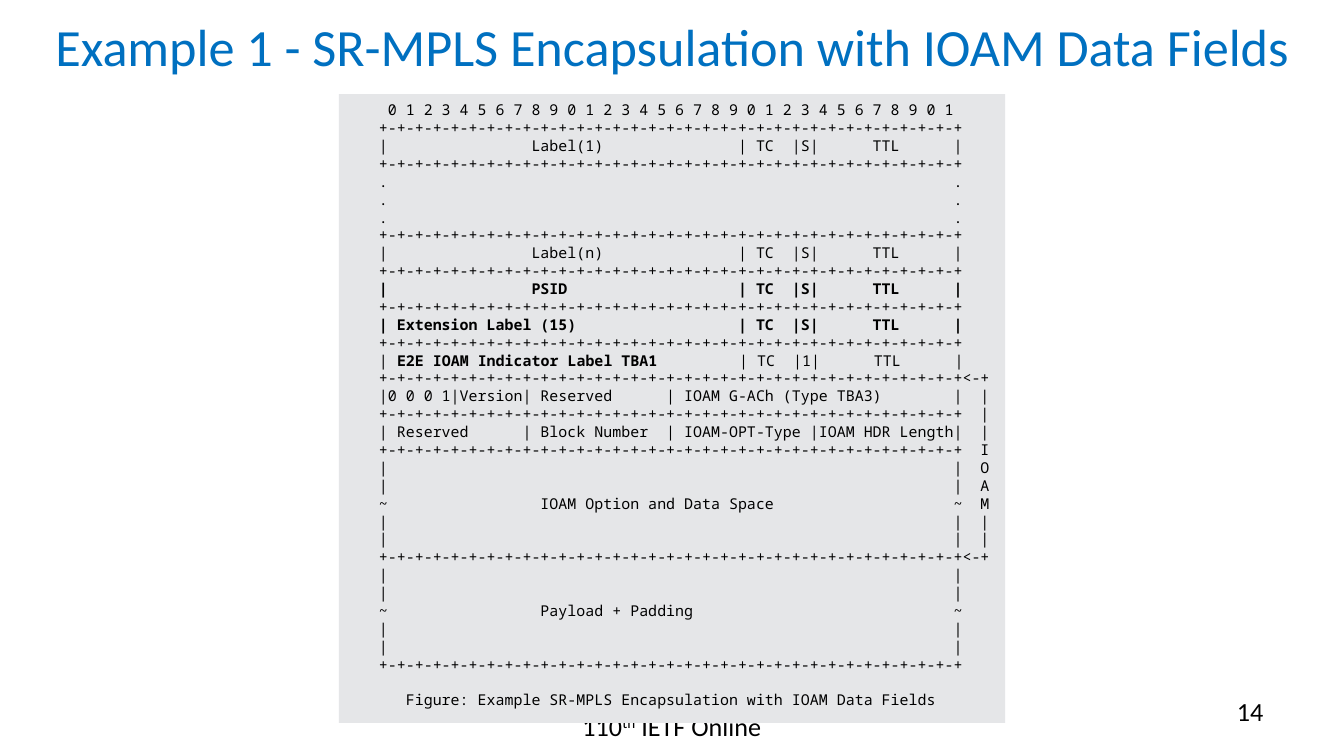
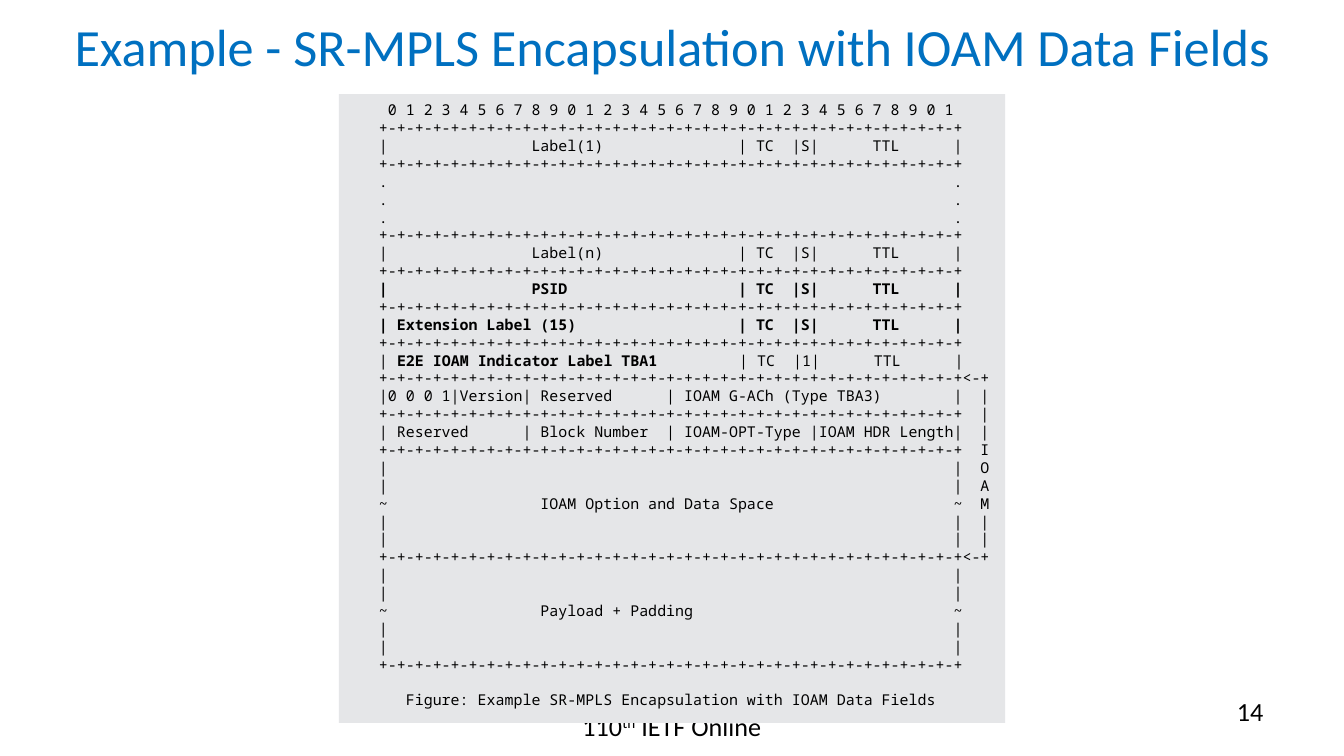
Before and after one commit to rakgandhi/ietf-slides, a slide deck: slide 14 of draft-gandhi-mpls-ioam-sr-06.pptx. Drawn at 1344x756 pixels with LibreOffice and Linux fonts; fonts in the diff are those of the drawing. Boxes give left, top, right and bottom in pixels: in the first picture for what was removed or moved away, otherwise in the second. Text is boxed around its words. In the diff, an @@ line names an element or a change of style, - is before the commit and + after.

```diff
--- a/draft-gandhi-mpls-ioam-sr-06.pptx
+++ b/draft-gandhi-mpls-ioam-sr-06.pptx
@@ title at (75, 29, 1270, 75): text changed @@
-Example 1 - SR-MPLS Encapsulation with IOAM Data Fields
+Example - SR-MPLS Encapsulation with IOAM Data Fields
```
Also in this commit, not shown: 7 other slides changed, 1 other file.
